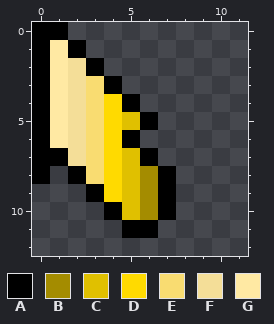
A pixel-art sprite gets an edit: cursor.png. Above: the version before the commit.
The file is 32x32 pixels, drawn in blocks of 2x2; one block is one cell here. Shown: x 0..11, y 0..12.
Palette (. is transparent): A #000000  B #a48c00  C #e0c000  D #ffda00  E #f9dc71  F #f4de98  G #ffe9a3
Pixels before, first column x 0:
 0 AA......
 1 AGA.....
 2 AGFA....
 3 AGFEA...
 4 AGFEDA..
 5 AGFEDCA.
 6 AGFEDA..
 7 AAFEDCA.
 8 A.AEDCBA
 9 ...ADCBA
10 ....ACBA
11 .....AA.
And afterwards:
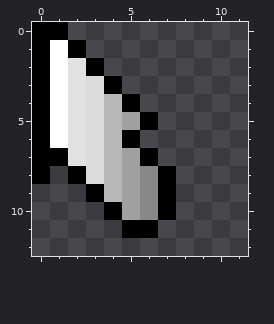
Edits made:
colour B: #a48c00 -> #878787
colour C: #e0c000 -> #a0a0a0
colour D: #ffda00 -> #b7b7b7
colour E: #f9dc71 -> #dbdbdb
colour F: #f4de98 -> #e2e2e2
colour G: #ffe9a3 -> #ffffff
Boxes around the changes in both pictures, in picture pixels (x1, y1, x2, y2):
changed: (50, 40, 158, 220)
